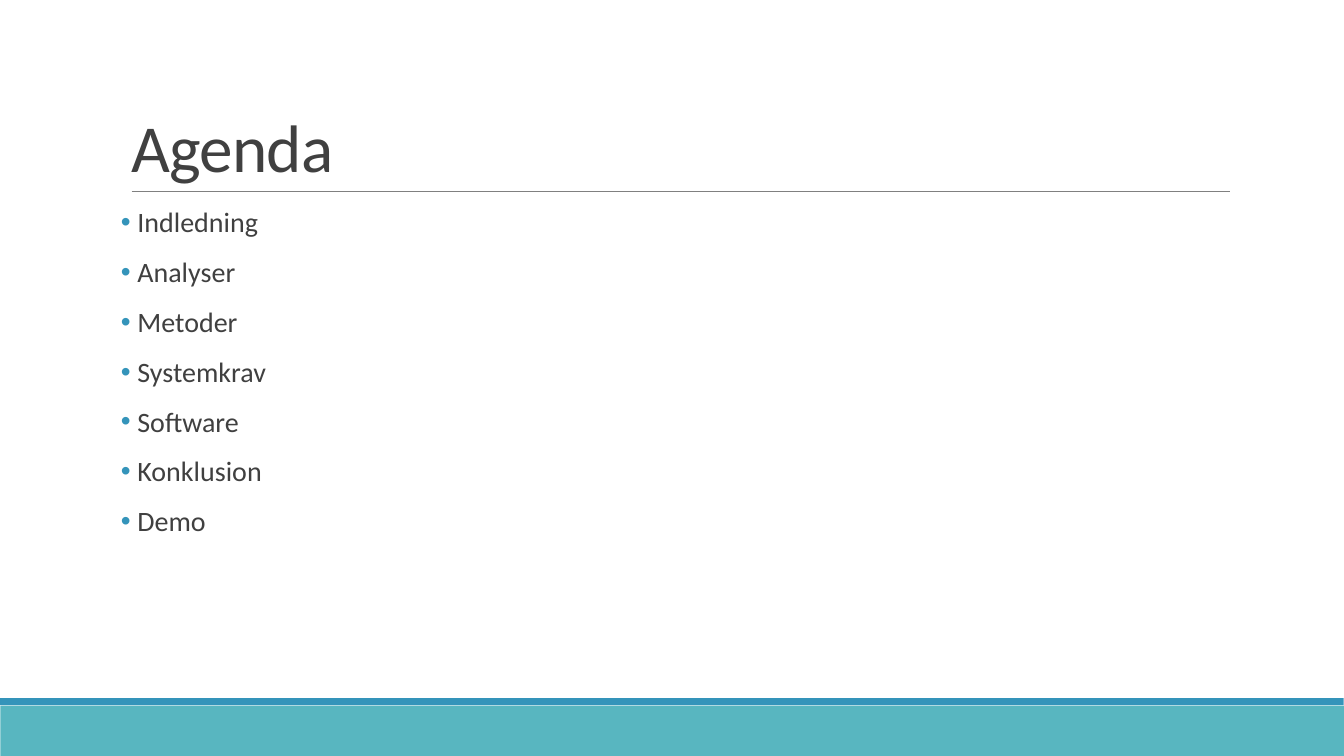
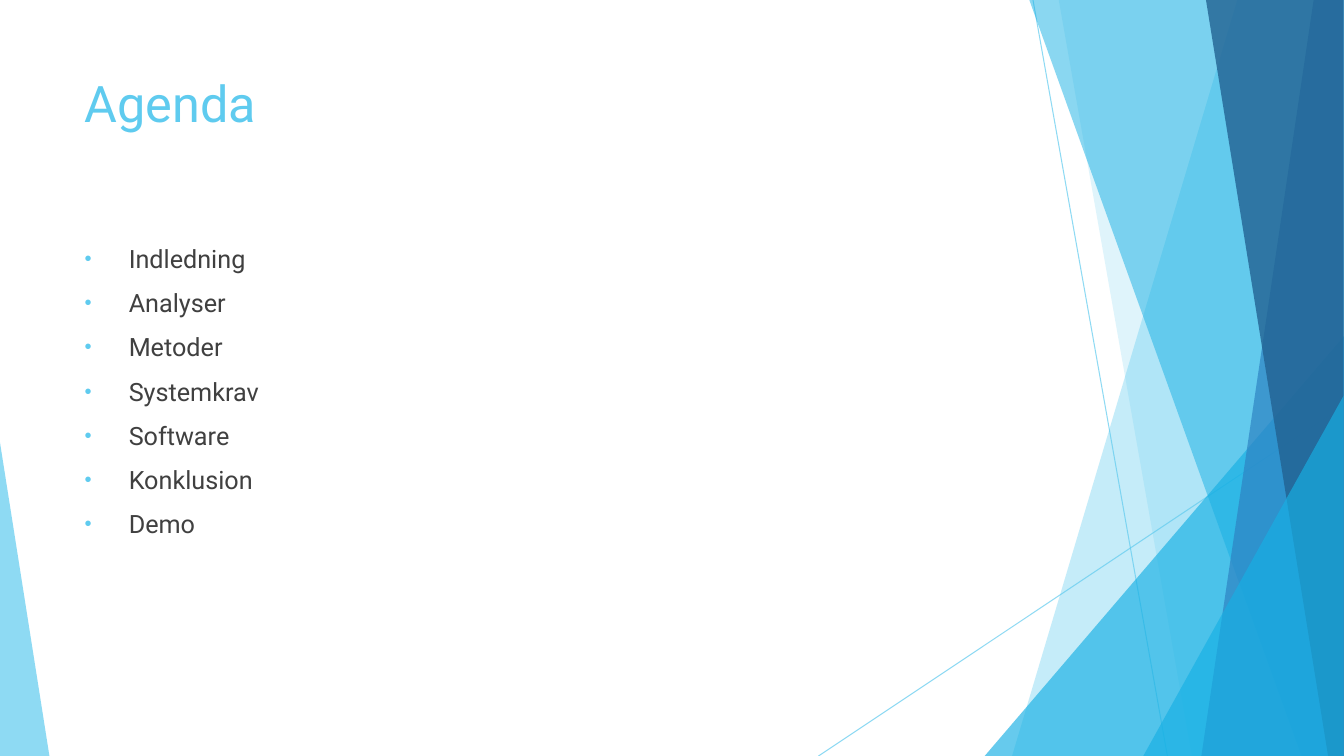
Before and after one commit to zeroregard/Automatic-Sonography, a slide deck: slide 2 of Præsentation_Eksamen.pptx. Drawn at 1344x756 pixels with LibreOffice and Linux fonts; fonts in the diff are those of the drawing. Boxes give left, top, right and bottom in pixels: in the first picture for what was removed or moved away, otherwise in the second. Text is boxed around its words. In the diff, an @@ line names an element or a change of style, - is before the commit and + after.

```diff
--- a/Præsentation_Eksamen.pptx
+++ b/Præsentation_Eksamen.pptx
@@ title "Agenda": place and size @@
-title "Agenda" at [131,125,334,184]
+title "Agenda" at [85,84,256,133]
@@ title "Agenda" at [85,84,256,133]: size 48 to 36 pt, font Calibri to Roboto, text colour #404040 to #5FCBEF, letter spacing -0.5 to 0 pt; line spacing 0.85 to 1; vertical alignment bottom to top @@
@@ line removed from (132, 192) to (1231, 192) @@
@@ text "Indledning": place and size @@
-text "Indledning" at [137,212,266,531]
+text "Indledning" at [129,249,259,534]
@@ text "Indledning" at [129,249,259,534]: size 20 to 18 pt, font Calibri to Roboto; indent changed; line spacing 0.9 to 1; less space between paragraphs; bullet colour #3494BA to #5FCBEF @@
@@ group added at [0,0,1344,756]: 5 freeform shapes, 3 triangles, 2 lines @@
@@ rectangle removed at [0,706,1344,756] @@
@@ rectangle removed at [0,699,1344,706] @@
```
Also in this commit, not shown: 12 other slides changed, 1 slide added, 1 slide removed, 1 other file.
